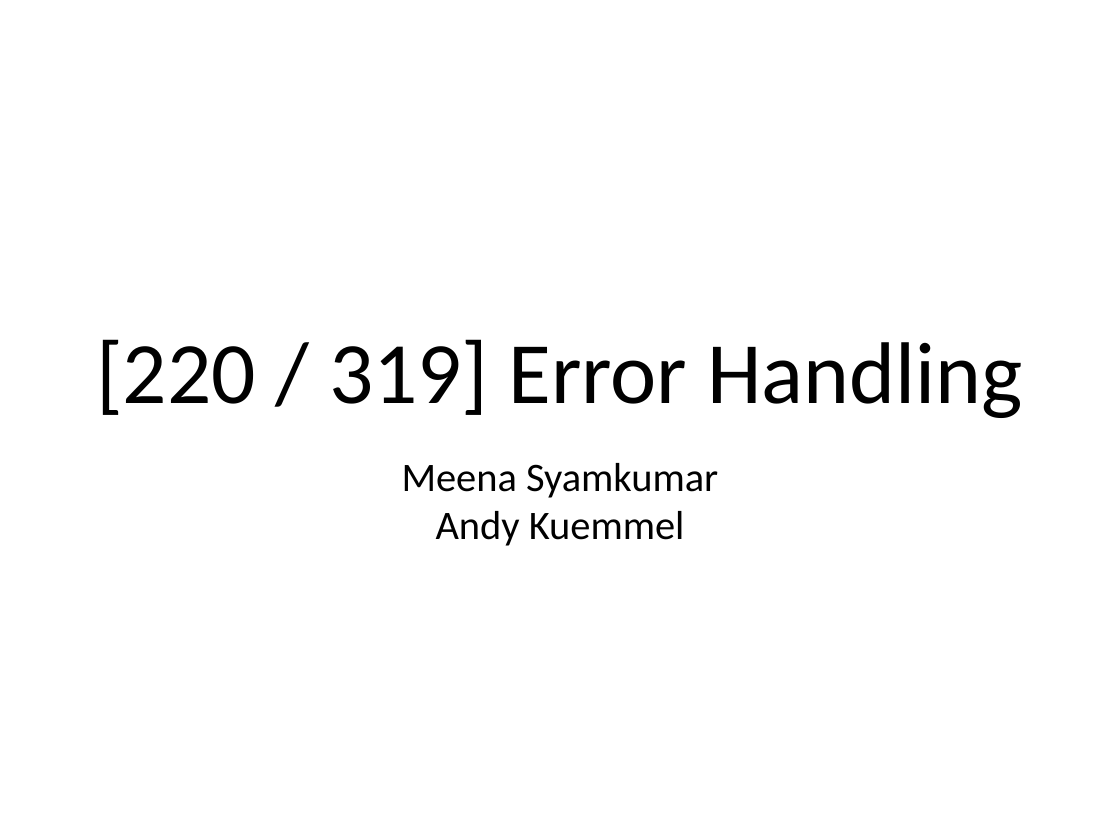
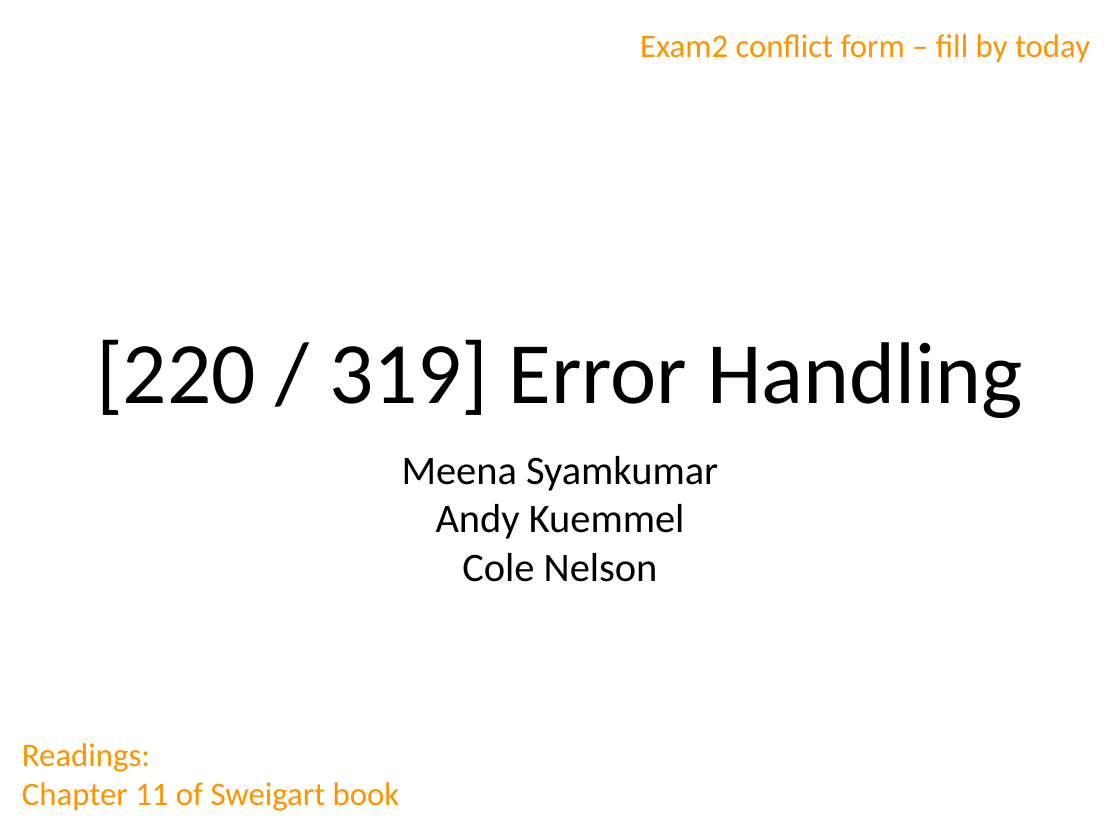
Before and after one commit to tylerharter/caraza-harter-com, a slide deck: slide 1 of tyler/meena/cs220/s22/materials/lecture_ppts/lec_25_S22.ppt. Drawn at 1120x840 pixels with LibreOffice and Linux fonts; fonts in the diff are those of the drawing. Boxes give left, top, right and bottom in pixels: in the first picture for what was removed or moved away, otherwise in the second. Text is boxed around its words. In the diff, an @@ line names an element or a change of style, - is before the commit and + after.

```diff
--- a/tyler/meena/cs220/s22/materials/lecture_ppts/lec_25_S22.ppt
+++ b/tyler/meena/cs220/s22/materials/lecture_ppts/lec_25_S22.ppt
@@ text added at box(640, 34, 1090, 63), 30 pt, text #FF9300 @@
+Exam2 conflict form – fill by today
@@ subtitle "Meena Syamkumar": place and size @@
-subtitle "Meena Syamkumar" at box(402, 463, 718, 546)
+subtitle "Meena Syamkumar" at box(402, 456, 718, 582)
@@ subtitle at box(462, 553, 658, 582): paragraph added @@
+Cole Nelson
@@ text added at box(22, 743, 400, 811), 30 pt, text #FF9300 @@
+Readings:
+Chapter 11 of Sweigart book
```
Also in this commit, not shown: 1 other slide changed, 1 slide added, 1 other file.
